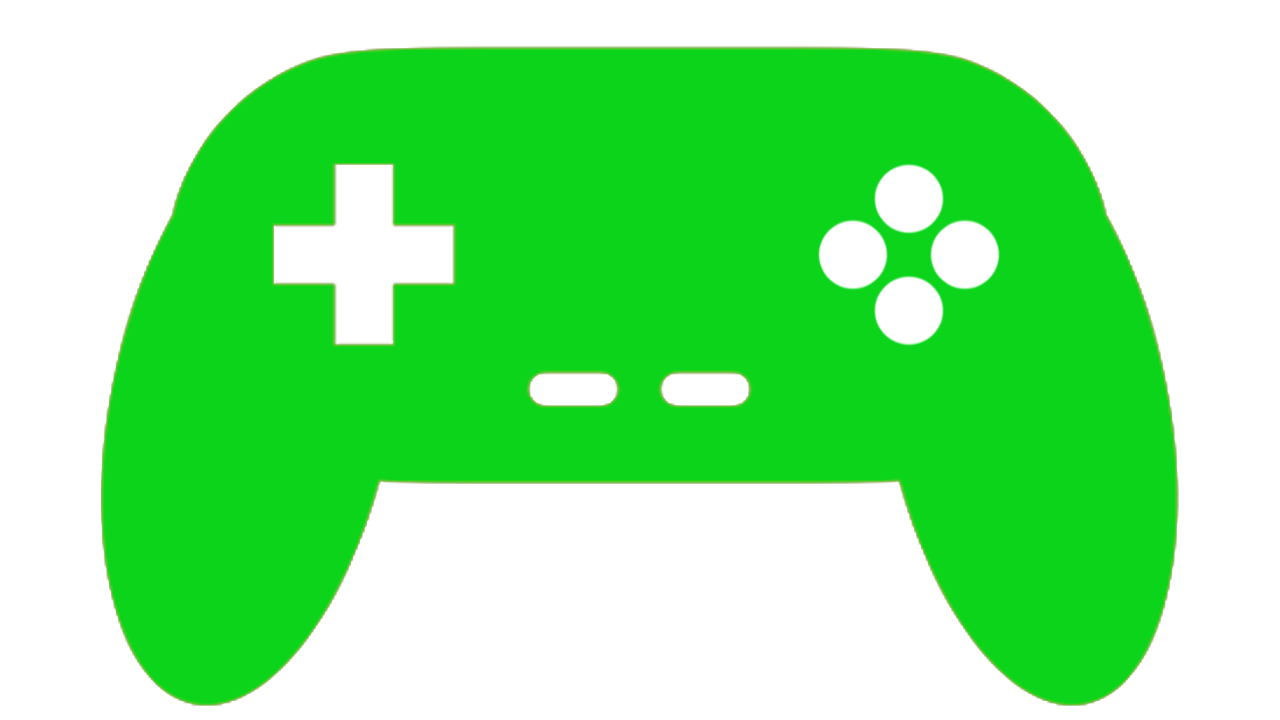
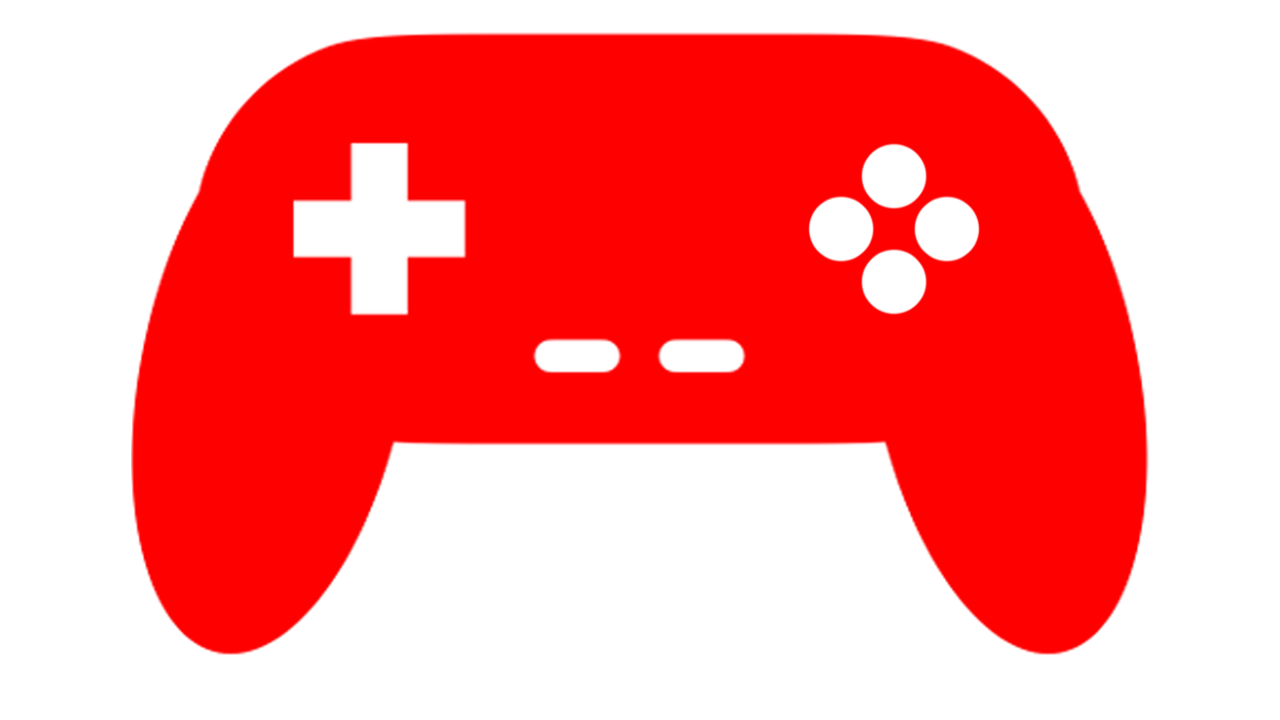
Revision of a layered 1280 x 720 image; what changed, layer by layer:
hid "グループ 2 のコピー 8", painted on it over [101, 32, 1179, 707]
hid "グループ 2 のコピー 7", painted on it over [101, 32, 1179, 707]
hid "グループ 2 のコピー 6", painted on it over [101, 32, 1179, 707]
painted on "グループ 2 のコピー 5" over [101, 32, 1179, 707]
hid "レイヤー 2" over [241, 132, 1058, 443]
